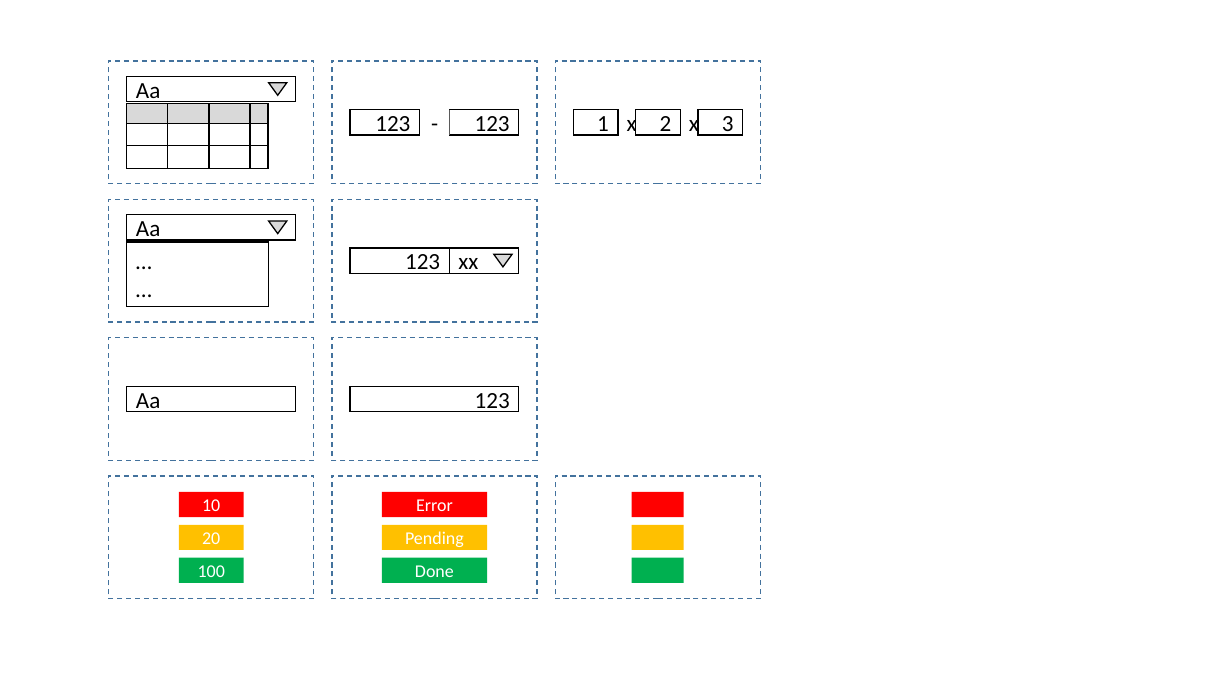
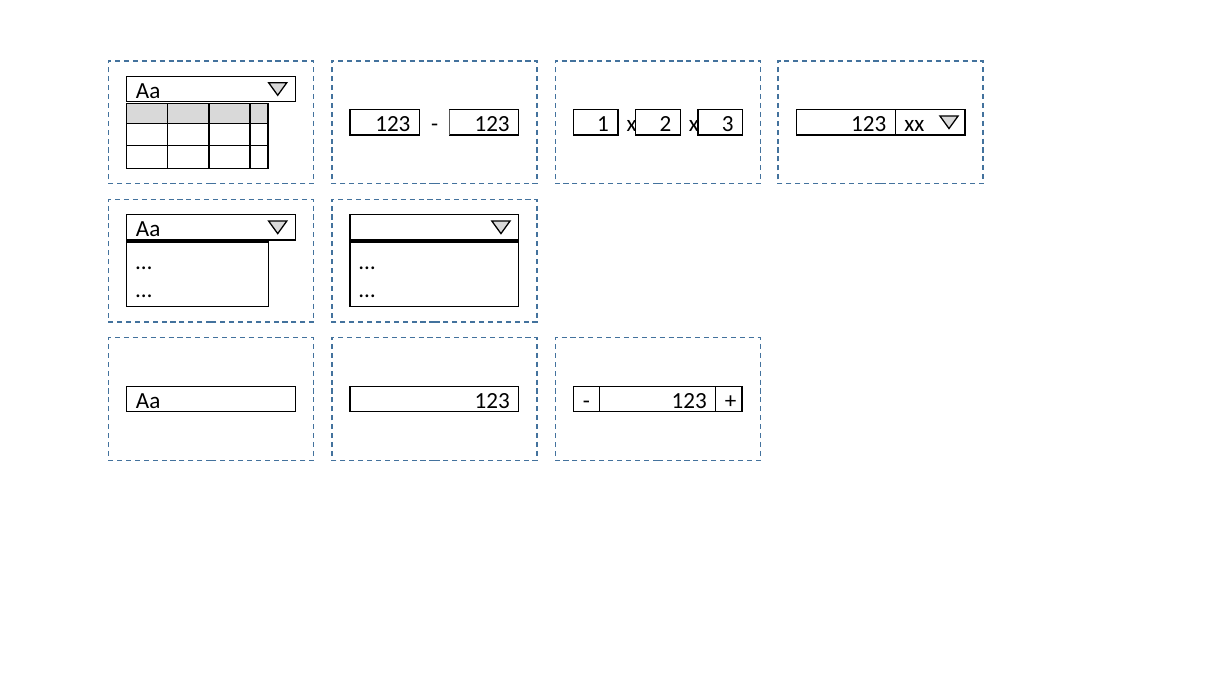
Before and after one commit to ExFace/Core, a slide deck: slide 2 of Docs/documentation/uxon_presets.pptx. Drawn at 1232x693 pixels with LibreOffice and Linux fonts; fonts in the diff are those of the drawing. Boxes give left, top, right and bottom in pixels: in the first picture for what was removed or moved away, otherwise in the second. Text is boxed around its words. In the diff, an @@ line names an element or a change of style, - is before the commit and + after.

```diff
--- a/Docs/documentation/uxon_presets.pptx
+++ b/Docs/documentation/uxon_presets.pptx
@@ rectangle: place and size @@
-rectangle at <box>109,476,314,599</box>
+rectangle at <box>778,61,983,184</box>
@@ 2 rectangles, 1 triangle: place and size @@
-2 rectangles, 1 triangle at <box>350,249,518,274</box>
+2 rectangles, 1 triangle at <box>797,110,965,135</box>
@@ rectangle added at <box>350,214,519,239</box>, fill #FFFFFF, outline #000000 1 pt @@
@@ triangle added at <box>492,221,510,234</box>, fill #D9D9D9, outline #000000 1 pt @@
@@ rectangle added at <box>350,242,519,307</box>, fill #FFFFFF, outline #000000 1 pt, 18 pt, text #000000 @@
+…
+…
@@ rectangle: place and size @@
-rectangle at <box>555,476,761,599</box>
+rectangle at <box>555,337,761,460</box>
@@ rectangle added at <box>573,386,599,411</box>, fill #FFFFFF, outline #000000 1 pt, 18 pt, text #000000 @@
+-
@@ rectangle added at <box>600,386,716,411</box>, fill #FFFFFF, outline #000000 1 pt, 18 pt, text #000000 @@
+123
@@ rectangle added at <box>716,386,742,411</box>, fill #FFFFFF, outline #000000 1 pt, 18 pt, text #000000 @@
++
@@ rectangle removed at <box>332,476,537,599</box> @@
@@ rectangle removed at <box>179,492,244,517</box> @@
-10
@@ rectangle removed at <box>382,492,487,517</box> @@
-Error
@@ rectangle removed at <box>632,492,684,517</box> @@
@@ rectangle removed at <box>179,525,244,550</box> @@
-20
@@ rectangle removed at <box>382,525,487,550</box> @@
-Pending
@@ rectangle removed at <box>632,525,684,550</box> @@
@@ rectangle removed at <box>179,558,244,583</box> @@
-100
@@ rectangle removed at <box>382,558,487,583</box> @@
-Done
@@ rectangle removed at <box>632,558,684,583</box> @@
```
Also in this commit, not shown: 4 other slides changed, 4 slides added, 1 slide removed, 41 other files.
